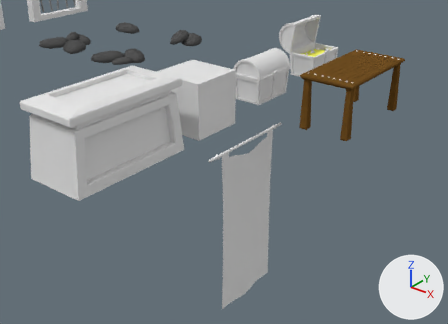
An edit to the Blender file Resources/Blender/Scenery/ModularDungeon/Assets.blend, drawn before and after from the same camera.
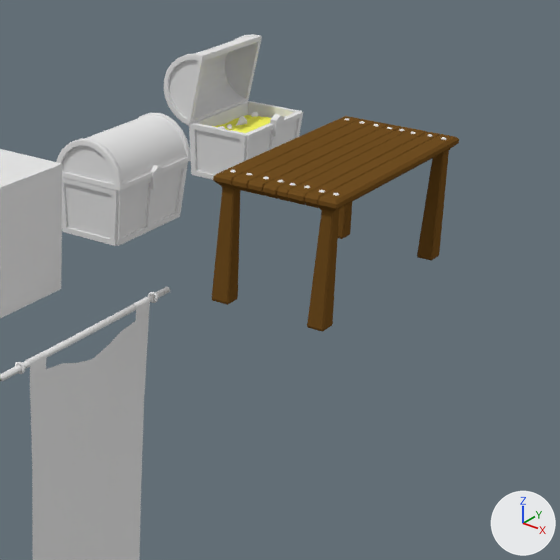
Each version is shown from a 50 mm camera at (15.85, 2.24, 4.27) aimed at (8.79, 11.06, -1.2), then close up on the part from 47% to 100% of the width and 0% to 74% of the height. The axes (+X, +Y, +Z) are drawn at lower right. The lights are the same throughout.

Script lines for the objects in view, before the commit:
```python
me_dn_chest_1 = bpy.data.meshes.new('Dn_Chest_1')
me_dn_chest_1.from_pydata(...)  # 614 vertices, 617 faces; spans x -0.341..0.36, y -0.524..0.524, z 0.0..0.862
me_dn_chest_1.materials.append(mat_material_torch)  # white #e7e7e7
me_dn_chest_2 = bpy.data.meshes.new('Dn_Chest_2')
me_dn_chest_2.from_pydata(...)  # 614 vertices, 617 faces; spans x -0.608..0.36, y -0.524..0.524, z 0.0..1.15
me_dn_chest_2.materials.append(mat_material_torch)  # white #e7e7e7
me_dn_rag_1_bar = bpy.data.meshes.new('Dn_Rag_1_Bar')
me_dn_rag_1_bar.from_pydata(...)  # a 12-sided cylinder along y spanning x 0.12..0.17, y -1.0..1.0, z -0.03..0.02; a torus around y (ring radius 0.03, tube radius 0.01) spanning x 0.1..0.19, y 0.79..0.81, z -0.05..0.04; a torus around y (ring radius 0.03, tube radius 0.01) spanning x 0.1..0.19, y -0.81..-0.79, z -0.05..0.04
me_dn_rag_1_bar.polygons.foreach_set('use_smooth', [True] * 270)
me_dn_rag_1_bar.materials.append(mat_material_torch)  # white #e7e7e7
ob_dn_chest_1 = bpy.data.objects.new('Dn_Chest_1', me_dn_chest_1)
ob_dn_chest_1.location = (9.0, 12.0, 0.0)
ob_dn_chest_2 = bpy.data.objects.new('Dn_Chest_2', me_dn_chest_2)
ob_dn_chest_2.location = (9.0, 14.0, 0.0)
ob_dn_rag_1_bar = bpy.data.objects.new('Dn_Rag_1_Bar', me_dn_rag_1_bar)
ob_dn_rag_1_bar.location = (10.0, 10.0, 0.0)
# also in view: 'Dn_Crate_1' at (9.0, 10.0, 0.5); 'Dn_Table_1' at (11.0, 12.0, 0.5); 'Dn_Rag_1' at (10.15, 10.0, -1.57)
```
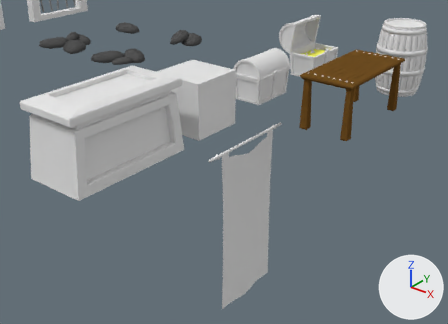
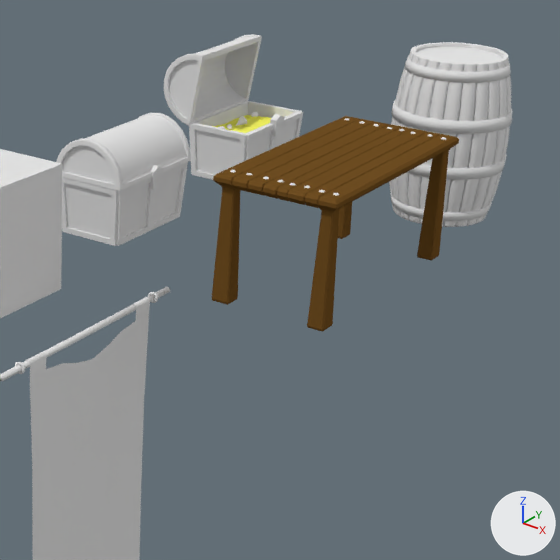
Where the change shows, as pixel boxes (x1, y1, x2, y2) in the close-ups (560 x 560 px):
'Dn_Barrel', added
    after: (389, 42, 511, 227)
'Dn_Barrel_Rings', added
    after: (390, 56, 512, 221)

Edits to the bpy script that builds the scene:
```text
Add me_dn_barrel_rings:
    me_dn_barrel_rings.from_pydata(...)  # a 24-sided cut cone along z (radius 0.5 at the low end, 0.49 at the high end) spanning x -0.496..0.496, y -0.496..0.496, z 0.85..0.95; a 24-sided cut cone along z (radius 0.49 at the low end, 0.5 at the high end) spanning x -0.498..0.498, y -0.498..0.498, z 0.45..0.55; a 24-sided cut cone along z (radius 0.436 at the low end, 0.415 at the high end) spanning x -0.434..0.434, y -0.434..0.434, z 1.258..1.342; a 24-sided cut cone along z (radius 0.415 at the low end, 0.436 at the high end) spanning x -0.436..0.436, y -0.436..0.436, z 0.058..0.142
    me_dn_barrel_rings.polygons.foreach_set('use_smooth', [True] * 104)
    me_dn_barrel_rings.materials.append(mat_material_crate)  # white #e7e7e7
Add me_dn_barrel:
    me_dn_barrel.from_pydata(...)  # 744 vertices, 674 faces; spans x -0.496..0.496, y -0.496..0.496, z 0.0..1.4
    me_dn_barrel.materials.append(mat_material_torch)  # white #e7e7e7
Add ob_dn_barrel_rings:
    ob_dn_barrel_rings = bpy.data.objects.new('Dn_Barrel_Rings', me_dn_barrel_rings)
    ob_dn_barrel_rings.location = (11.0, 14.0, 0.0)
Add ob_dn_barrel:
    ob_dn_barrel = bpy.data.objects.new('Dn_Barrel', me_dn_barrel)
    ob_dn_barrel.location = (11.0, 14.0, 0.0)
```
